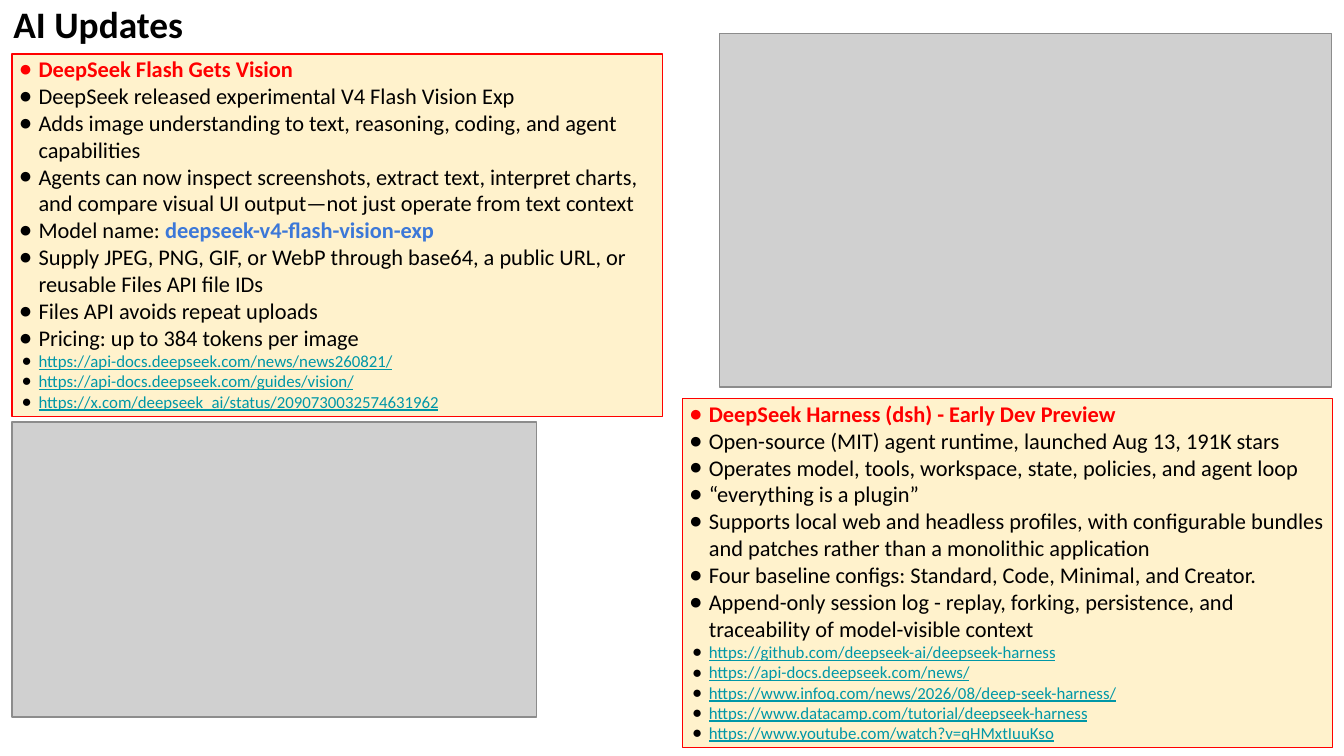
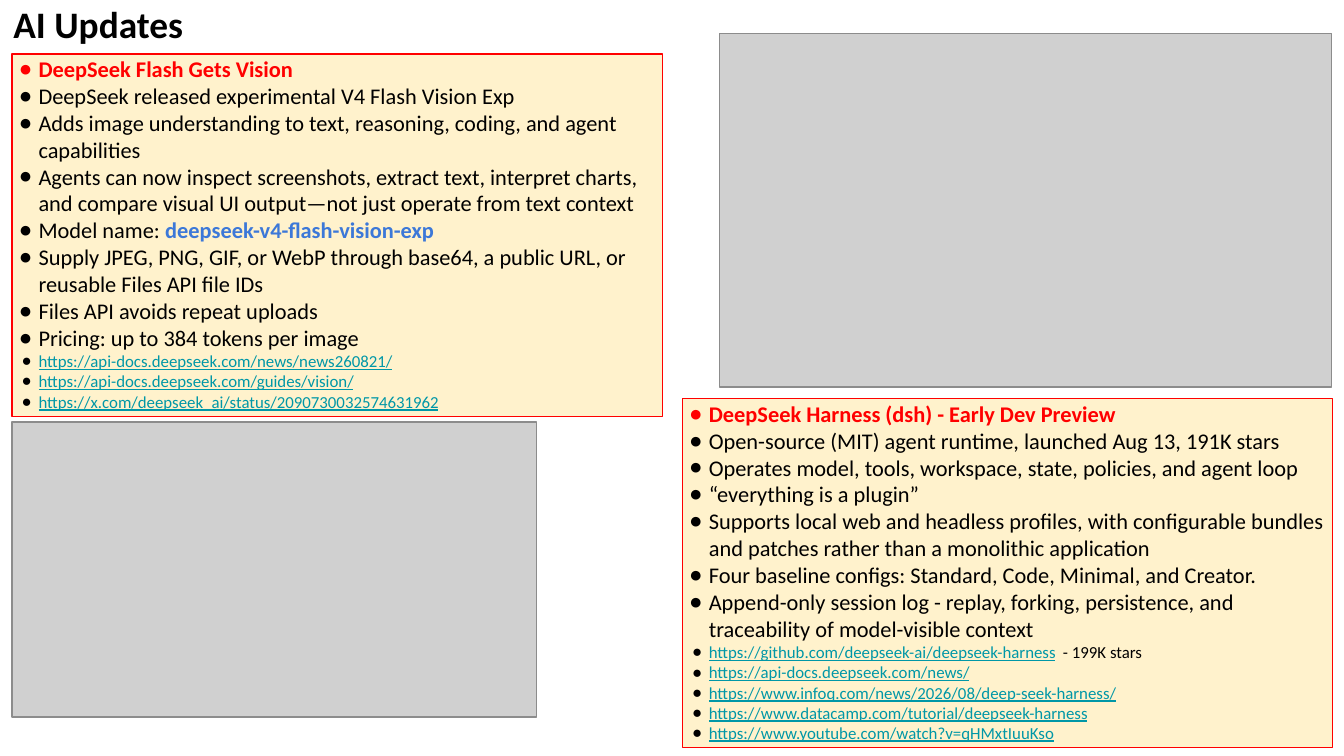
Before and after one commit to lselector/seminar, a slide deck: slide 6 of 2026/2026-08-28-AI-Updates.pptx. Drawn at 1344x756 pixels with LibreOffice and Linux fonts; fonts in the diff are those of the drawing; grey boxes stand for pictures. Boxes give left, top, right and bottom in pixels: in the first picture for what was removed or moved away, otherwise in the second. Text is boxed around its words. In the diff, an @@ line names an element or a change of style, - is before the commit and + after.

```diff
--- a/2026/2026-08-28-AI-Updates.pptx
+++ b/2026/2026-08-28-AI-Updates.pptx
@@ text in rectangle at box(709, 646, 1142, 661): text changed @@
-● https://github.com/deepseek-ai/deepseek-harness
+● https://github.com/deepseek-ai/deepseek-harness - 199K stars
```
Also in this commit, not shown: 7 other slides changed, 3 slides added, 1 slide removed.
